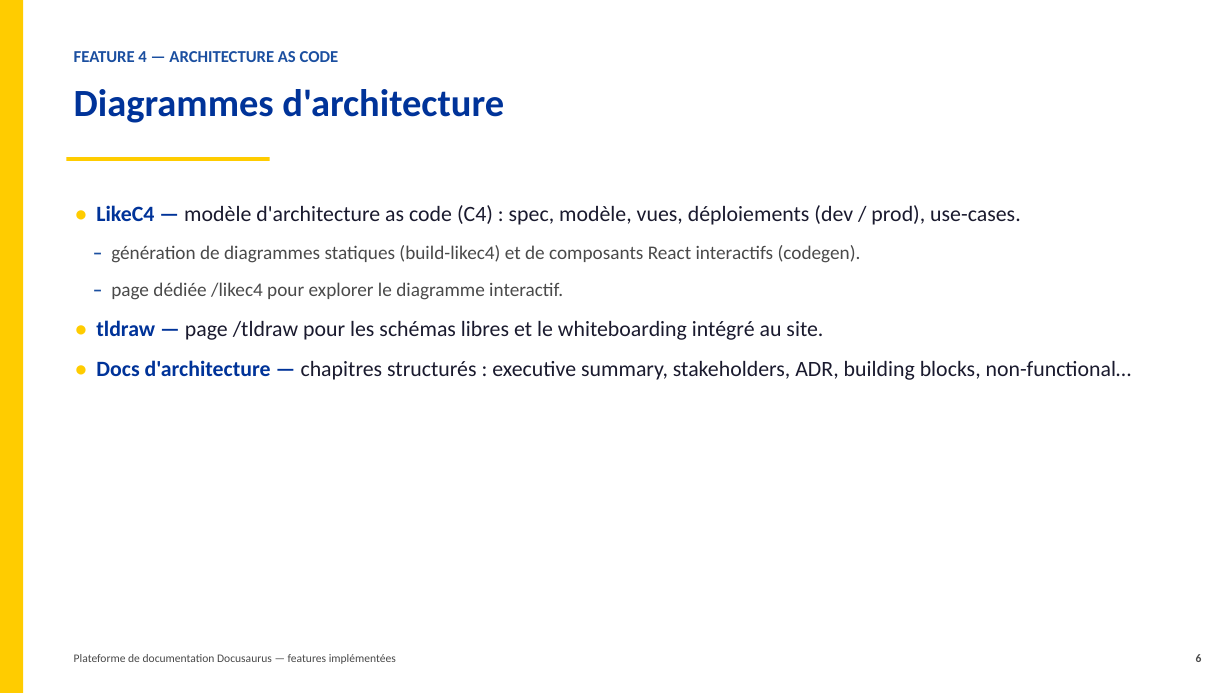
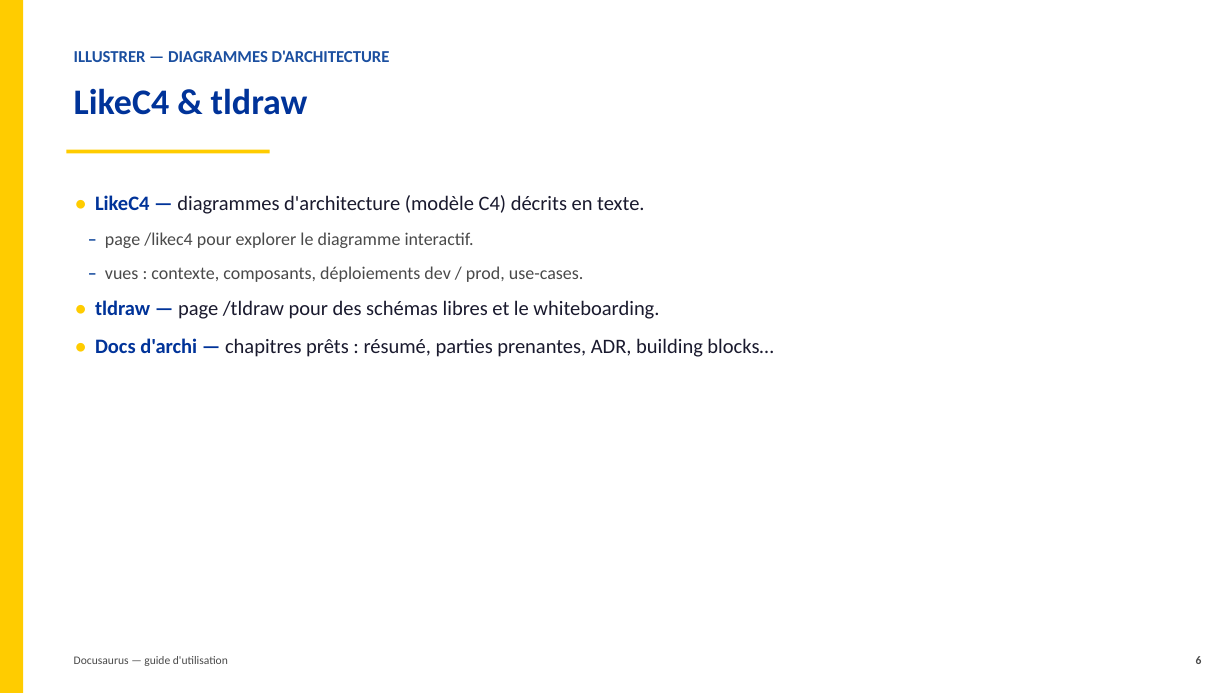
Before and after one commit to InnovateIt-ak/docusaurus, a slide deck: slide 6 of features-implementees.pptx. Drawn at 1232x693 pixels with LibreOffice and Linux fonts; fonts in the diff are those of the drawing. Boxes give left, top, right and bottom in pixels: in the first picture for what was removed or moved away, otherwise in the second. Text is boxed around its words. In the diff, an @@ line names an element or a change of style, - is before the commit and + after.

```diff
--- a/features-implementees.pptx
+++ b/features-implementees.pptx
@@ text at box(74, 50, 390, 62): text changed @@
-FEATURE 4 — ARCHITECTURE AS CODE
+ILLUSTRER — DIAGRAMMES D'ARCHITECTURE
@@ text at box(74, 88, 308, 115): text changed; size 30 to 28 pt @@
-Diagrammes d'architecture
+LikeC4 & tldraw
@@ rectangle: place and size @@
-rectangle at box(67, 157, 270, 161)
+rectangle at box(67, 150, 270, 153)
@@ text at box(95, 195, 773, 357): text changed; size 17 to 16 pt @@
-• LikeC4 — modèle d'architecture as code (C4) : spec, modèle, vues, déploiements (dev / prod), use-cases.
-– génération de diagrammes statiques (build-likec4) et de composants React interactifs (codegen).
-– page dédiée /likec4 pour explorer le diagramme interactif.
-• tldraw — page /tldraw pour les schémas libres et le whiteboarding intégré au site.
-• Docs d'architecture — chapitres structurés : executive summary, stakeholders, ADR, building blocks, non-functional…
+• LikeC4 — diagrammes d'architecture (modèle C4) décrits en texte.
+– page /likec4 pour explorer le diagramme interactif.
+– vues : contexte, composants, déploiements dev / prod, use-cases.
+• tldraw — page /tldraw pour des schémas libres et le whiteboarding.
+• Docs d'archi — chapitres prêts : résumé, parties prenantes, ADR, building blocks…
@@ text at box(74, 656, 228, 666): text changed @@
-Plateforme de documentation Docusaurus — features implémentées
+Docusaurus — guide d'utilisation
@@ text "6" at box(1196, 656, 1202, 664): less space between paragraphs @@
```
Also in this commit, not shown: 6 other slides changed, 3 slides added, 3 slides removed, 5 other files.
